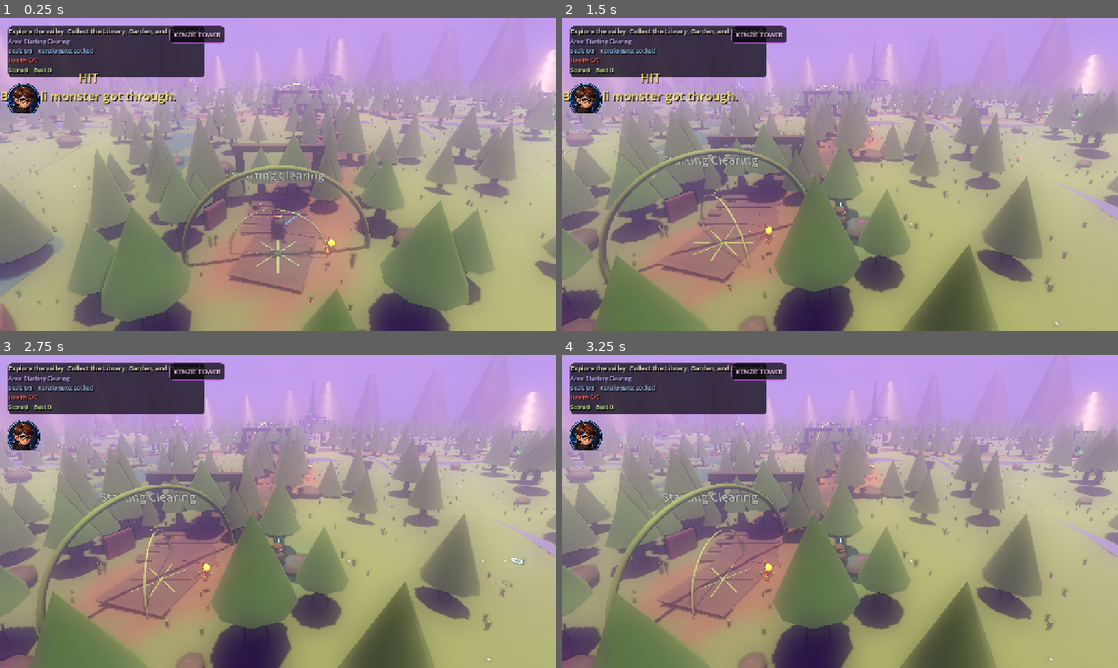
Above: before the commit, frames 1-4 (two rows, left to right).
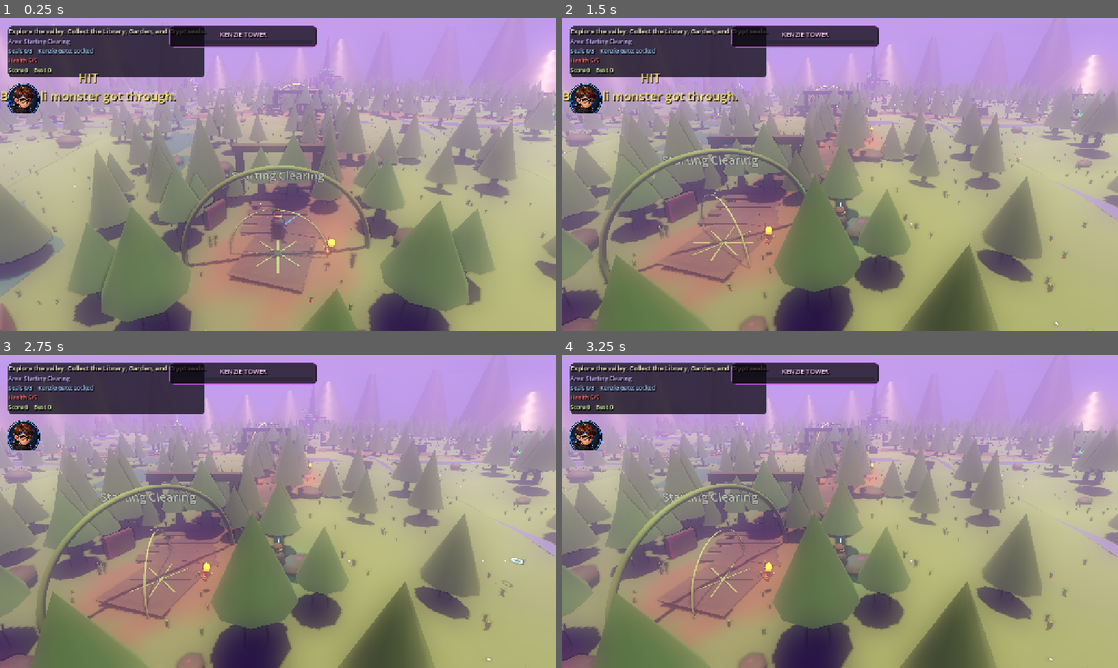
Above: after the commit, the same moments.

Repository: jfeldman9-rgb/RileyDungeonMaster
Game: Godot game, scene res://scenes/open_world_prototype.tscn
Two runs of this game, one before a commit and one after it. Both use one fixed random seed, a clock stepped at 60 frames per second and the inputs below.
Inputs (mouse positions are in pixels of both pictures, inside the frame that each line leads up to):
- Up to frame 1 (0.25 s): no input
- Up to frame 2 (1.5 s): tap Enter (ui_accept) at 0.5, 0.77 s; move the mouse to (962, 158) at 0.52 s; hold D (move_right) 0.53-1.25 s; hold Shift (dash) 0.53-1.25 s; click (962, 158) at 0.67 s; drag from (728, 190) to (812, 237) at 1.27 s
- Up to frame 3 (2.75 s): move the mouse to (333, 442) at 2.02 s; hold D (move_right) from 2.03 s (still down); hold F (throw_star) from 2.03 s (still down)
- Up to frame 4 (3.25 s): release D (move_right) at 2.75 s; release F (throw_star) at 2.75 s; drag from (812, 574) to (673, 464) at 2.77 s

The runs differ from the first frame. In frame 1, 1.5% of the frame differs, in the area x 30-61%, y 2-74%; in frame 2, 1.5%; in frame 3, 1.5%; in frame 4, 1.5%.

Commit message:
Add boss vista and living landmark effects

Diff:
--- a/scripts/ui_manager.gd
+++ b/scripts/ui_manager.gd
@@ -14,6 +14,7 @@
 var region_label: Label
 var objective_label: Label
 var message_label: Label
+var gate_progress: ProgressBar
 var story_panel: PanelContainer
 var story_title: Label
 var story_body: Label
@@ -217,7 +218,16 @@
 	add_child(boss_panel)
 	var boss_text := _make_label("KENZIE TOWER", 15, Color(1.0, 0.82, 1.0))
 	boss_text.horizontal_alignment = HORIZONTAL_ALIGNMENT_CENTER
-	boss_panel.add_child(boss_text)
+	var boss_box := VBoxContainer.new()
+	boss_box.add_theme_constant_override("separation", 3)
+	boss_panel.add_child(boss_box)
+	boss_box.add_child(boss_text)
+	gate_progress = ProgressBar.new()
+	gate_progress.custom_minimum_size = Vector2(320, 9)
+	gate_progress.max_value = 3
+	gate_progress.value = 0
+	gate_progress.show_percentage = false
+	boss_box.add_child(gate_progress)
 
 
 func _make_action_chip(text: String) -> Control:
@@ -309,3 +319,5 @@
 	var count := int(state.call("seal_count")) if state.has_method("seal_count") else 0
 	var gate := "Open" if count >= 3 else "Locked"
 	seal_label.text = "Seals %d/3    Kenzie Gate: %s" % [count, gate]
+	if gate_progress:
+		gate_progress.value = count
--- a/scripts/world_chunk.gd
+++ b/scripts/world_chunk.gd
@@ -11,6 +11,7 @@
 var generated := false
 var noise := FastNoiseLite.new()
 var torch_lights: Array[OmniLight3D] = []
+var torch_flames: Array[MeshInstance3D] = []
 var atmosphere_motes: Array[MeshInstance3D] = []
 var animated_landmark_nodes: Array[Node3D] = []
 
@@ -52,6 +53,12 @@
 		var phase := float(light.get_meta("phase", 0.0))
 		var base := float(light.get_meta("base_energy", 1.0))
 		light.light_energy = base + sin(time * 7.0 + phase) * 0.18 + sin(time * 13.0 + phase * 0.7) * 0.08
+	for flame in torch_flames:
+		if not is_instance_valid(flame):
+			continue
+		var phase := float(flame.get_meta("phase", 0.0))
+		var pulse := 1.0 + sin(time * 10.0 + phase) * 0.12 + sin(time * 17.0 + phase) * 0.05
+		flame.scale = Vector3(0.85 + pulse * 0.15, 1.05 + pulse * 0.22, 0.85 + pulse * 0.15)
 	for mote in atmosphere_motes:
 		if not is_instance_valid(mote):
 			continue
@@ -851,6 +858,8 @@
 	flame.mesh = flame_mesh
 	flame.position = local_pos + Vector3.UP * 0.28
 	flame.material_override = _make_emissive_material(color, 1.35)
+	flame.set_meta("phase", randf() * TAU)
+	torch_flames.append(flame)
 	add_child(flame)
 	var light := OmniLight3D.new()
 	light.position = local_pos + Vector3.UP * 0.3
--- a/scripts/world_objective_manager.gd
+++ b/scripts/world_objective_manager.gd
@@ -3,6 +3,9 @@
 
 const KENZIE_FRONT := preload("res://assets/generated/kenzie_front.png")
 const BROCCOLI_SHIELD := preload("res://assets/generated/broccoli_shield.png")
+const BROCCOLI_A := preload("res://assets/generated/broccoli_a.png")
+const BROCCOLI_B := preload("res://assets/generated/broccoli_b.png")
+const BROCCOLI_C := preload("res://assets/generated/broccoli_c.png")
 const STONE_TILE_A := preload("res://assets/generated/stone_tile_a.png")
 const STONE_TILE_B := preload("res://assets/generated/stone_tile_b.png")
 
@@ -42,6 +45,7 @@
 var kenzie_avatar: Node3D
 var kenzie_shield: Node3D
 var kenzie_shield_visuals: Array[Node3D] = []
+var kenzie_orbiters: Array[Node3D] = []
 var water_segments: Array[MeshInstance3D] = []
 
 
@@ -192,7 +196,9 @@
 	shield_sprite.billboard = BaseMaterial3D.BILLBOARD_FIXED_Y
 	tower.add_child(shield_sprite)
 	kenzie_shield_visuals.append(shield_sprite)
+	_add_boss_orbiters(tower, kenzie.position)
 	_add_kenzie_aura(tower)
+	_add_tower_sky_beam(tower)
 	var light := OmniLight3D.new()
 	light.position = Vector3(0.0, 7.5, -1.5)
 	light.light_color = Color(0.75, 0.28, 1.0)
@@ -215,6 +221,45 @@
 	beacon.light_energy = 4.8
 	beacon.omni_range = 56.0
 	tower.add_child(beacon)
+
+
+func _add_boss_orbiters(parent: Node3D, center: Vector3) -> void:
+	var textures := [BROCCOLI_A, BROCCOLI_B, BROCCOLI_C]
+	for i in range(10):
+		var orbiter := Sprite3D.new()
+		orbiter.name = "KenzieBroccoliOrbiter"
+		orbiter.texture = textures[i % textures.size()]
+		orbiter.pixel_size = 0.012 + float(i % 3) * 0.0015
+		orbiter.billboard = BaseMaterial3D.BILLBOARD_FIXED_Y
+		orbiter.modulate = Color(0.86, 1.0, 0.72, 0.92)
+		orbiter.set_meta("center", center)
+		orbiter.set_meta("phase", TAU * float(i) / 10.0)
+		orbiter.set_meta("radius", 2.3 + float(i % 4) * 0.45)
+		orbiter.set_meta("height", 0.4 + sin(float(i)) * 1.2)
+		parent.add_child(orbiter)
+		kenzie_orbiters.append(orbiter)
+
+
+func _add_tower_sky_beam(parent: Node3D) -> void:
+	var beam := MeshInstance3D.new()
+	beam.name = "KenzieSkyBeam"
+	var mesh := CylinderMesh.new()
+	mesh.top_radius = 1.3
+	mesh.bottom_radius = 0.38
+	mesh.height = 58.0
+	mesh.radial_segments = 24
+	beam.mesh = mesh
+	beam.position = Vector3(0.0, 31.0, -1.5)
+	var material := StandardMaterial3D.new()
+	material.transparency = BaseMaterial3D.TRANSPARENCY_ALPHA
+	material.shading_mode = BaseMaterial3D.SHADING_MODE_UNSHADED
+	material.albedo_color = Color(0.72, 0.28, 1.0, 0.18)
+	material.emission_enabled = true
+	material.emission = Color(0.62, 0.18, 1.0)
+	material.emission_energy_multiplier = 0.62
+	beam.material_override = material
+	parent.add_child(beam)
+	kenzie_shield_visuals.append(beam)
 
 
 func _add_kenzie_aura(parent: Node3D) -> void:
@@ -426,6 +471,17 @@
 			visual.rotate_y(delta * (1.2 + float(5 - boss_shield_hp) * 0.4))
 	if kenzie_avatar:
 		kenzie_avatar.position.y = 7.4 + sin(Time.get_ticks_msec() * 0.003) * 0.18
+	var time := Time.get_ticks_msec() * 0.001
+	for orbiter in kenzie_orbiters:
+		if not is_instance_valid(orbiter):
+			continue
+		var center := orbiter.get_meta("center", Vector3.ZERO) as Vector3
+		var phase := float(orbiter.get_meta("phase", 0.0))
+		var radius := float(orbiter.get_meta("radius", 2.8))
+		var height := float(orbiter.get_meta("height", 0.0))
+		var angle := time * 0.9 + phase
+		orbiter.position = center + Vector3(cos(angle) * radius, height + sin(time * 1.6 + phase) * 0.4, sin(angle) * radius)
+		orbiter.rotation_degrees.z += delta * 110.0
 
 
 func _update_region_label() -> void:
